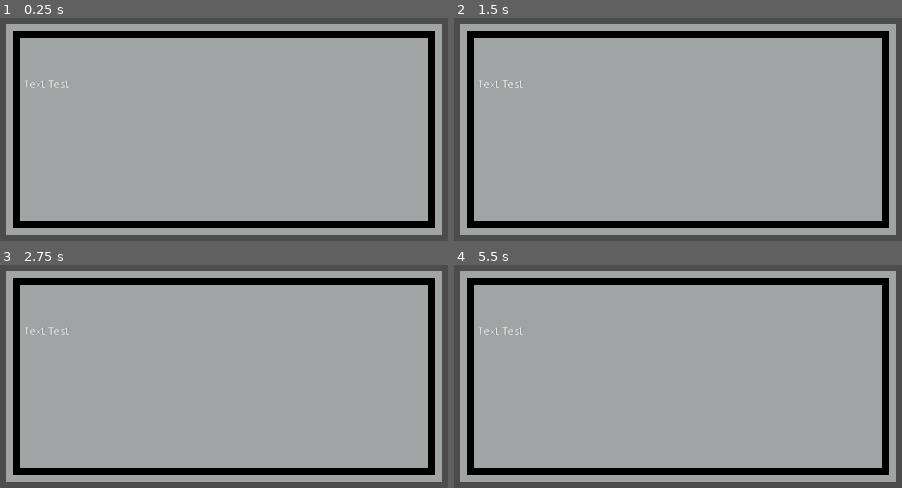
Above: before the commit, frames 1-4 (two rows, left to right).
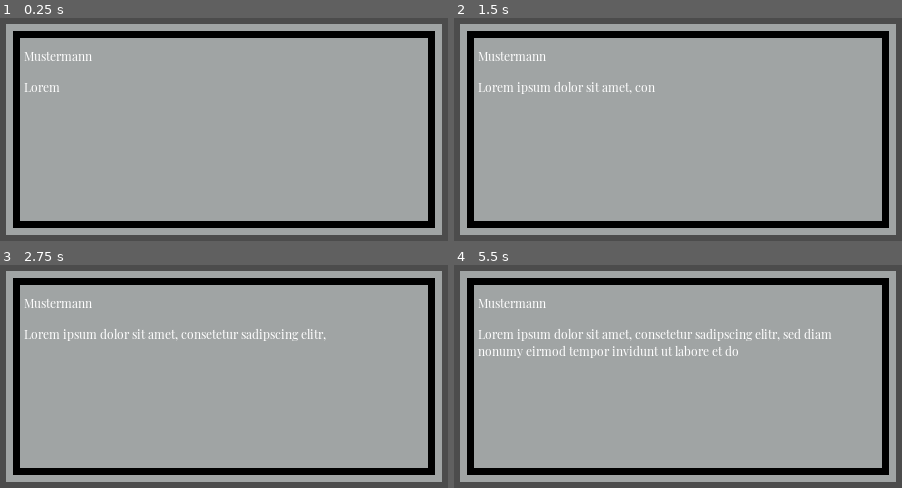
Above: after the commit, the same moments.

Repository: Farmulty/Farmulty
Game: Godot game, scene res://scenes/dialog/Dialog.tscn
Two runs of this game, one before a commit and one after it. Both use one fixed random seed, a clock stepped at 60 frames per second and the inputs below. This scene is started directly instead of the project's main scene.
Inputs:
- Up to frame 1 (0.25 s): no input
- Up to frame 2 (1.5 s): hold D (right) 0.53-1.28 s; tap E (E) at 0.6, 1.35 s; tap Enter at 1.25 s; hold S (down) from 1.28 s (still down)
- Up to frame 3 (2.75 s): tap Space at 2 s; release S (down) at 2.03 s; hold D (right) from 2.03 s (still down); hold Ctrl (ctrl) from 2.03 s (still down); tap E (E) at 2.3 s
- Up to frame 4 (5.5 s): release D (right) at 2.78 s; release Ctrl (ctrl) at 2.78 s; hold W (up) 2.78-3.53 s; tap E (E) at 2.85, 3.6, 4.55, 5.1 s; tap Enter at 3.5 s; hold A (left) 3.53-5.03 s; tap Space at 4.25 s; tap Ctrl (ctrl) at 4.35 s; hold S (down) from 5.03 s (still down)

The runs differ from the first frame. In frame 1, 0.4% of the frame differs, in the area x 5-21%, y 15-34%; in frame 2, 0.9%; in frame 3, 1.3%; in frame 4, 2.4%, in the area x 5-85%, y 15-42%.

Commit message:
Create custom dialog player + soundeffects

Diff:
--- /dev/null
+++ b/scenes/dialog/Dialog.gd
@@ -0,0 +1,32 @@
+extends Control
+
+var example_dict = {
+	"character": "Mustermann",
+	"text": "Lorem ipsum dolor sit amet, consetetur sadipscing elitr, sed diam nonumy eirmod tempor invidunt ut labore et dolore magna aliquyam erat, sed diam voluptua. At vero eos et accusam et",
+	"is_question": true,
+	"input1": {
+		"text": "InputText",
+		"event": "Event"
+	},
+	"input2": {
+		"text": "InputText2",
+		"event": "Event2"
+	}
+}
+
+func parse(json: Dictionary):
+	$Name.text = json["character"]
+
+	for character in json["text"]:
+		$Text.text += character
+		yield($TextSpeed, "timeout")
+		if character != " ":
+			$Soundeffect.play()
+
+func clear():
+	$Name.text = ""
+	$Text.text = ""
+
+func _ready():
+	clear()
+	parse(example_dict)
--- a/scenes/dialog/Dialog.tscn
+++ b/scenes/dialog/Dialog.tscn
@@ -1,10 +1,18 @@
-[gd_scene load_steps=2 format=2]
+[gd_scene load_steps=9 format=2]
 
 [ext_resource path="res://gfx/dialog_box.png" type="Texture" id=1]
+[ext_resource path="res://gfx/font/Black.tres" type="DynamicFont" id=2]
+[ext_resource path="res://gfx/font/Bold.tres" type="DynamicFont" id=3]
+[ext_resource path="res://gfx/font/BlackItalic.tres" type="DynamicFont" id=4]
+[ext_resource path="res://gfx/font/Italic.tres" type="DynamicFont" id=5]
+[ext_resource path="res://gfx/font/Regular.tres" type="DynamicFont" id=6]
+[ext_resource path="res://scenes/dialog/Dialog.gd" type="Script" id=7]
+[ext_resource path="res://sounds/textsound.wav" type="AudioStream" id=8]
 
 [node name="Dialog" type="Control"]
 anchor_right = 1.0
 anchor_bottom = 1.0
+script = ExtResource( 7 )
 __meta__ = {
 "_edit_use_anchors_": false
 }
@@ -14,13 +22,48 @@
 scale = Vector2( 9, 9 )
 texture = ExtResource( 1 )
 
-[node name="RichTextLabel" type="RichTextLabel" parent="."]
+[node name="Name" type="RichTextLabel" parent="."]
+margin_left = 256.0
+margin_top = 344.0
+margin_right = 768.0
+margin_bottom = 368.0
+custom_fonts/mono_font = ExtResource( 2 )
+custom_fonts/bold_italics_font = ExtResource( 4 )
+custom_fonts/italics_font = ExtResource( 5 )
+custom_fonts/bold_font = ExtResource( 3 )
+custom_fonts/normal_font = ExtResource( 6 )
+bbcode_enabled = true
+bbcode_text = "Name"
+text = "Name"
+scroll_active = false
+__meta__ = {
+"_edit_use_anchors_": false
+}
+
+[node name="Text" type="RichTextLabel" parent="."]
 margin_left = 256.0
 margin_top = 384.0
 margin_right = 768.0
 margin_bottom = 560.0
+custom_fonts/mono_font = ExtResource( 2 )
+custom_fonts/bold_italics_font = ExtResource( 4 )
+custom_fonts/italics_font = ExtResource( 5 )
+custom_fonts/bold_font = ExtResource( 3 )
+custom_fonts/normal_font = ExtResource( 6 )
 bbcode_enabled = true
-bbcode_text = "Text [b]Test[/b]"
-text = "Text Test"
+bbcode_text = "[b]Text[/b]"
+text = "Text"
 scroll_active = false
 scroll_following = true
+__meta__ = {
+"_edit_use_anchors_": false
+}
+
+[node name="TextSpeed" type="Timer" parent="."]
+wait_time = 0.05
+autostart = true
+
+[node name="Soundeffect" type="AudioStreamPlayer" parent="."]
+stream = ExtResource( 8 )
+volume_db = -18.0
+pitch_scale = 0.8
--- a/scenes/menu/MainMenu.tscn
+++ b/scenes/menu/MainMenu.tscn
@@ -53,10 +53,10 @@
 }
 
 [node name="Options" type="Button" parent="."]
-margin_left = 361.521
-margin_top = 339.193
-margin_right = 573.521
-margin_bottom = 397.193
+margin_left = 361.727
+margin_top = 337.0
+margin_right = 573.727
+margin_bottom = 395.0
 rect_scale = Vector2( 1.5, 1.5 )
 disabled = true
 text = "Options"
--- a/scenes/overworld/Overworld.tscn
+++ b/scenes/overworld/Overworld.tscn
@@ -422,6 +422,7 @@
 position = Vector2( 0.0291748, 0.573364 )
 rotation = 1.9118
 frames = SubResource( 14 )
+frame = 10
 playing = true
 flip_h = true
 
Not shown, added: sounds/hit.wav.import
Not shown, added: sounds/textsound.wav.import
Not shown, changed: README.md
Not shown, added: sounds/hit.wav
Not shown, added: sounds/textsound.wav
